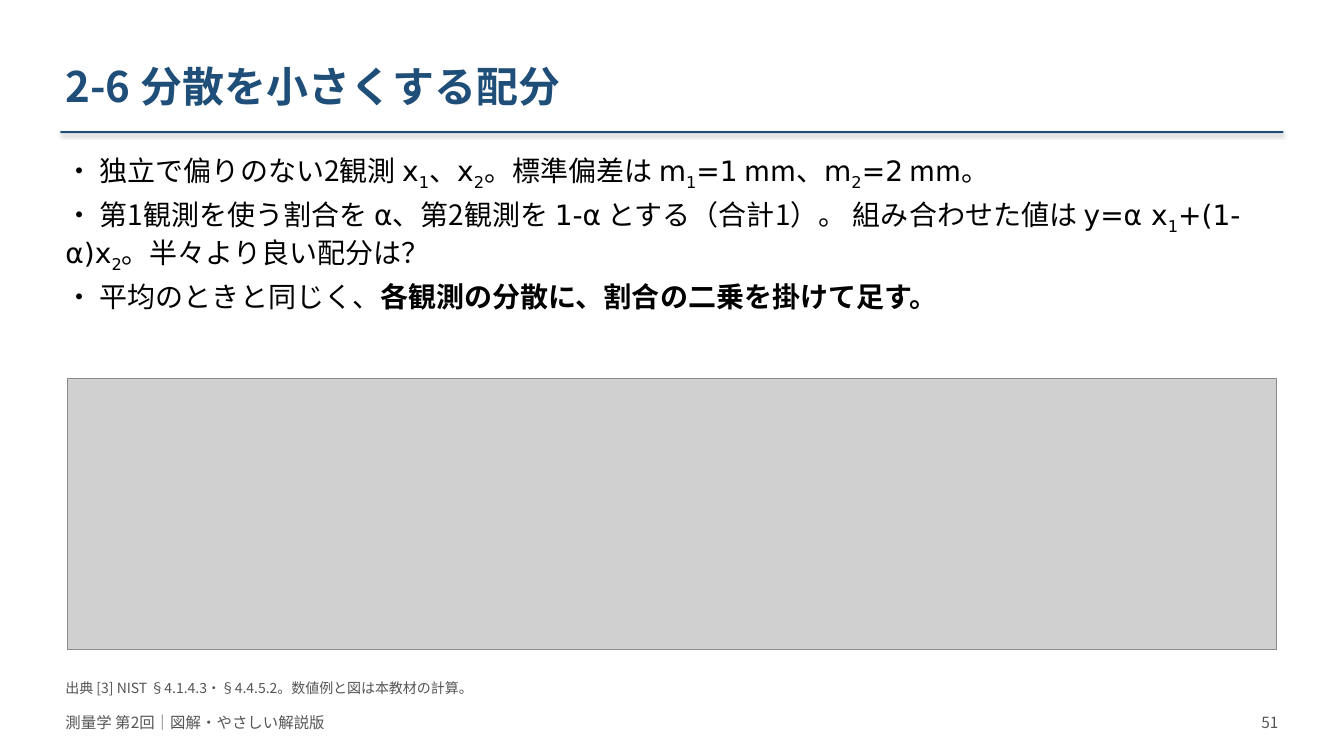
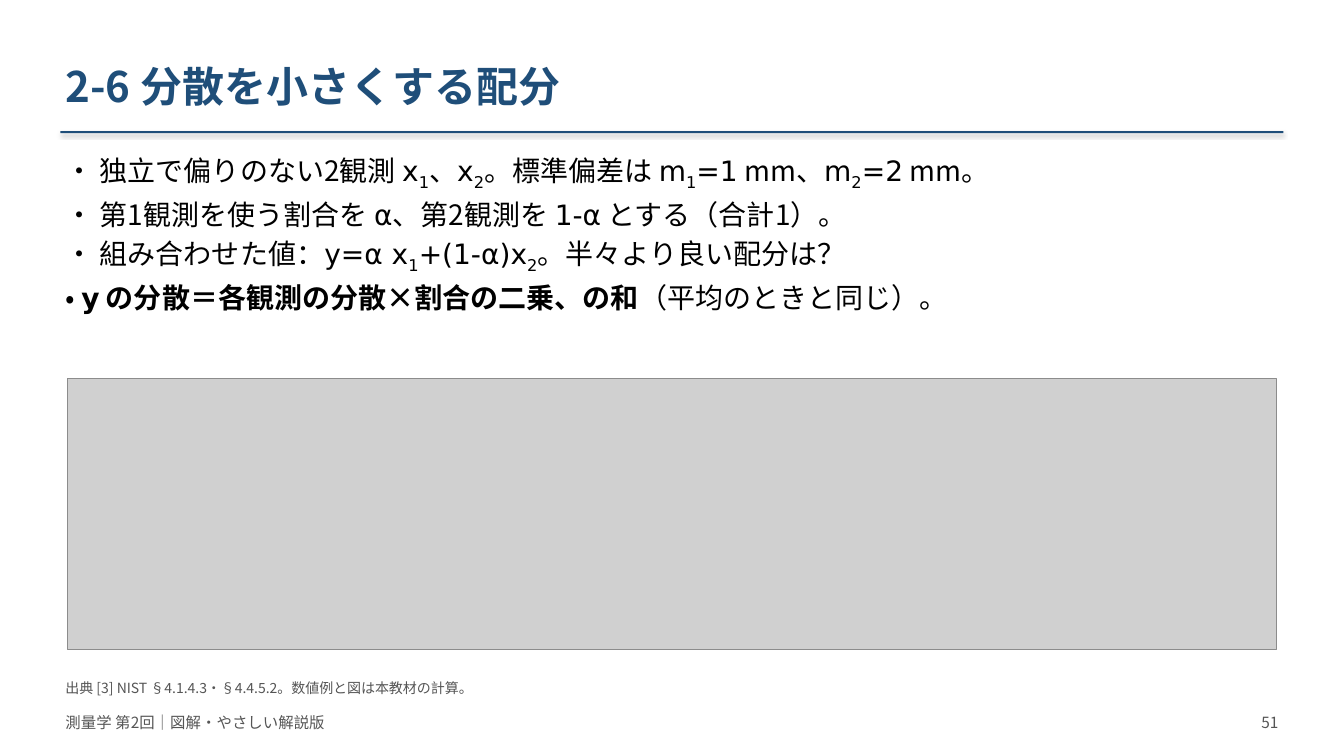
Before and after one commit to NN3210/Lecture, a slide deck: slide 51 of Surveying/materials/slides/第02回_測量の基礎と誤差論/改訂版_20261008/測量学_第02回_図解改訂版.pptx. Drawn at 1344x756 pixels with LibreOffice and Linux fonts; fonts in the diff are those of the drawing; grey boxes stand for pictures. Boxes give left, top, right and bottom in pixels: in the first picture for what was removed or moved away, otherwise in the second. Text is boxed around its words. In the diff, an @@ line names an element or a change of style, - is before the commit and + after.

```diff
--- a/Surveying/materials/slides/第02回_測量の基礎と誤差論/改訂版_20261008/測量学_第02回_図解改訂版.pptx
+++ b/Surveying/materials/slides/第02回_測量の基礎と誤差論/改訂版_20261008/測量学_第02回_図解改訂版.pptx
@@ text at [81, 201, 948, 314]: text changed @@
-• 第1観測を使う割合を α、第2観測を 1-α とする（合計1）。 組み合わせた値は y=α x1+(1-α)x2。半々より良い配分は？
-• 平均のときと同じく、各観測の分散に、割合の二乗を掛けて足す。
+• 第1観測を使う割合を α、第2観測を 1-α とする（合計1）。
+• 組み合わせた値：y=α x1+(1-α)x2。半々より良い配分は？
+• y の分散＝各観測の分散×割合の二乗、の和（平均のときと同じ）。
```
Also in this commit, not shown: 1 other slide changed, 16 other files.
